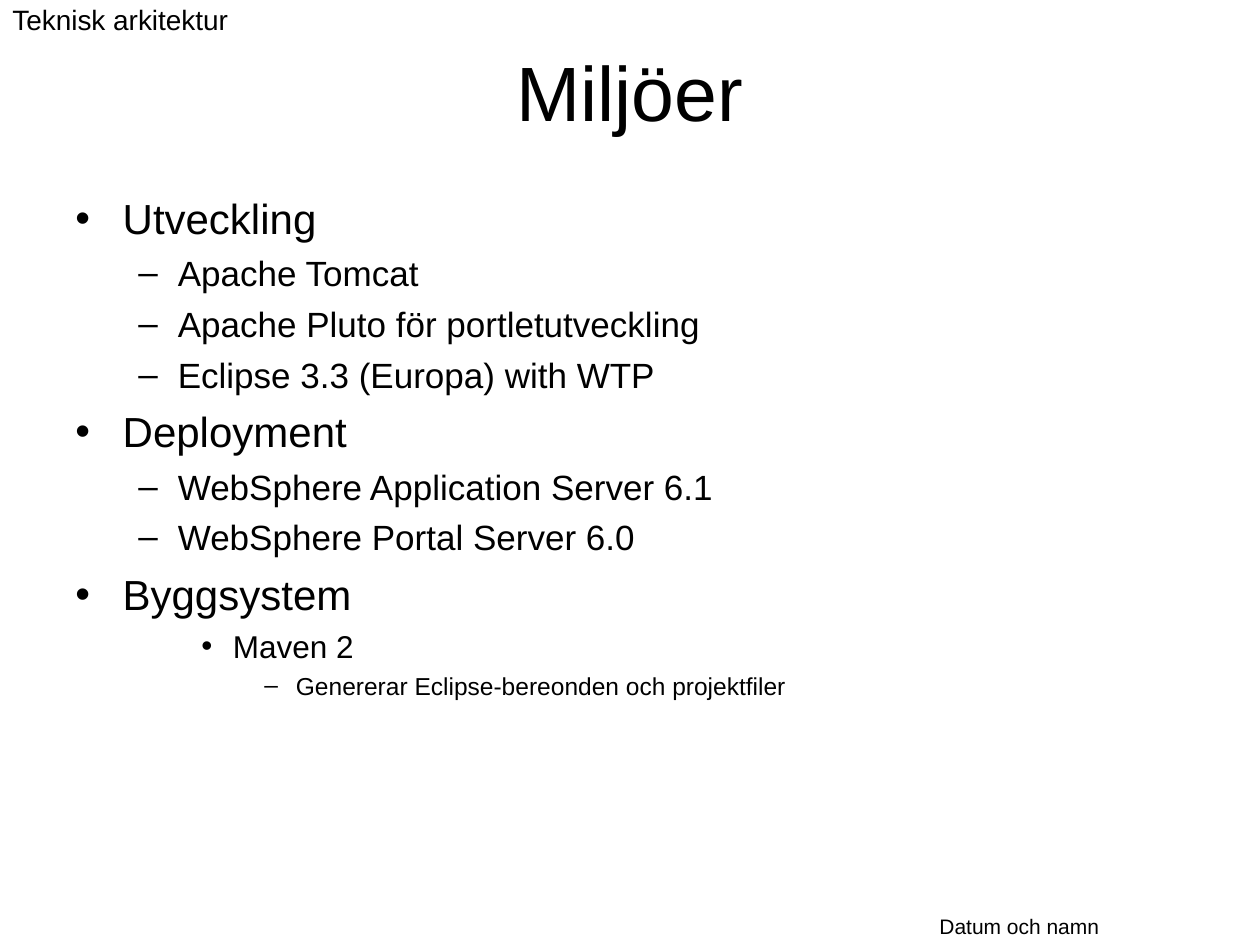
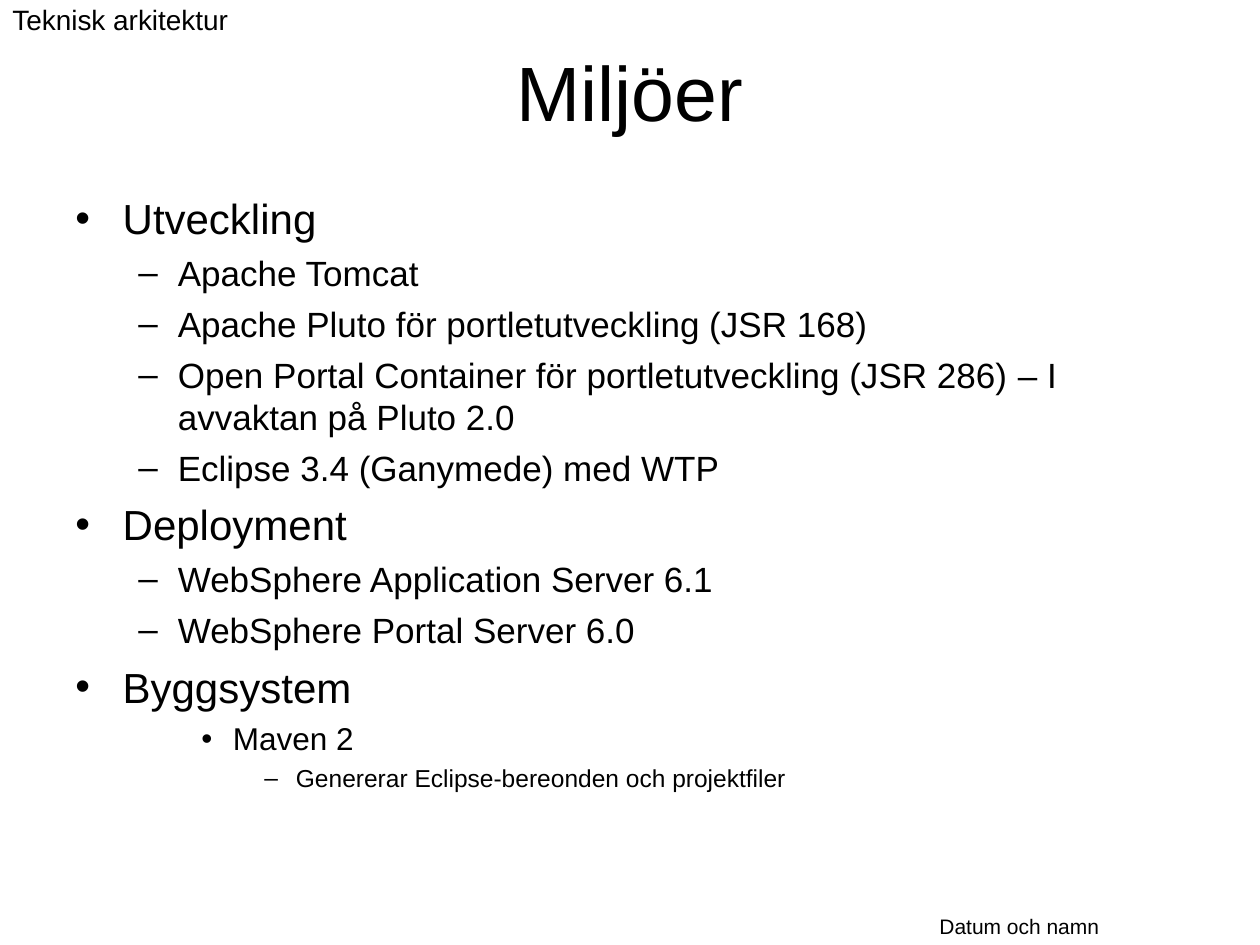
Before and after one commit to Vastra-Gotalandsregionen/oppna-program-hsatools, a slide deck: slide 50 of reference-architecture/Introduktion/Referensarkitektur_oversikt.ppt. Drawn at 1260x945 pixels with LibreOffice and Linux fonts; fonts in the diff are those of the drawing; background and template pictures are left out. Boxes give left, top, right and bottom in pixels: in the first picture for what was removed or moved away, otherwise in the second. Text is boxed around its words. In the diff, an @@ line names an element or a change of style, - is before the commit and + after.

```diff
--- a/reference-architecture/Introduktion/Referensarkitektur_oversikt.ppt
+++ b/reference-architecture/Introduktion/Referensarkitektur_oversikt.ppt
@@ text at bbox=[178, 311, 1057, 488]: text changed @@
-  – Apache Pluto för portletutveckling
-  – Eclipse 3.3 (Europa) with WTP
+  – Apache Pluto för portletutveckling (JSR 168)
+  – Open Portal Container för portletutveckling (JSR 286) – I avvaktan på Pluto 2.0
+  – Eclipse 3.4 (Ganymede) med WTP
```
Also in this commit, not shown: 4 other slides changed, 2 slides added, 2 slides removed, 2 other files.
